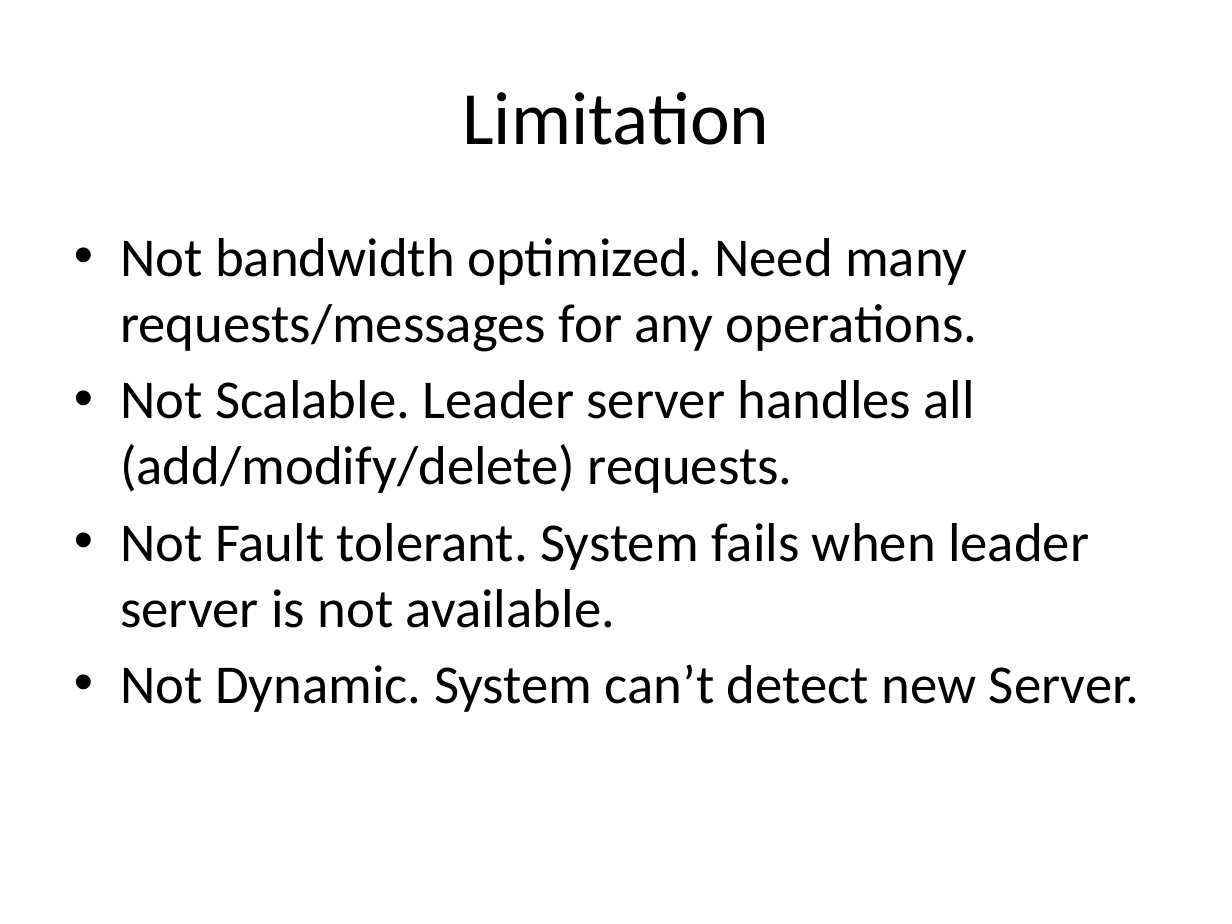
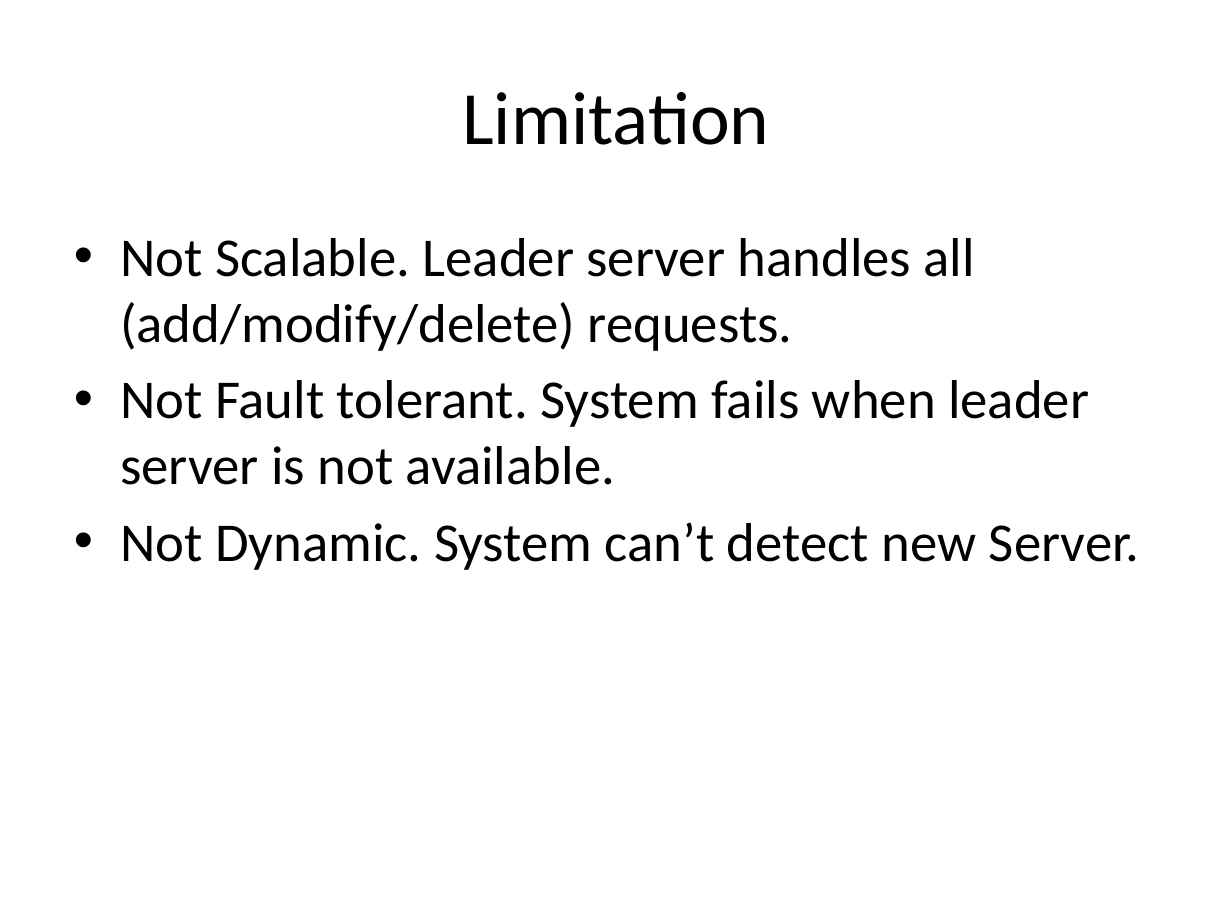
Before and after one commit to RajibTheKing/Distributed-System, a slide deck: slide 6 of Lab_Excercises/Lab1/Lab 1 (Distributed System).pptx. Drawn at 1232x924 pixels with LibreOffice and Linux fonts; fonts in the diff are those of the drawing. Boxes give left, top, right and bottom in pixels: in the first picture for what was removed or moved away, otherwise in the second. Text is boxed around its words. In the diff, an @@ line names an element or a change of style, - is before the commit and + after.

```diff
--- a/Lab_Excercises/Lab1/Lab 1 (Distributed System).pptx
+++ b/Lab_Excercises/Lab1/Lab 1 (Distributed System).pptx
@@ text at [120,238,978,352]: paragraph removed @@
-• Not bandwidth optimized. Need many requests/messages for any operations.
```
Also in this commit, not shown: 2 other slides changed, 20 other files.
